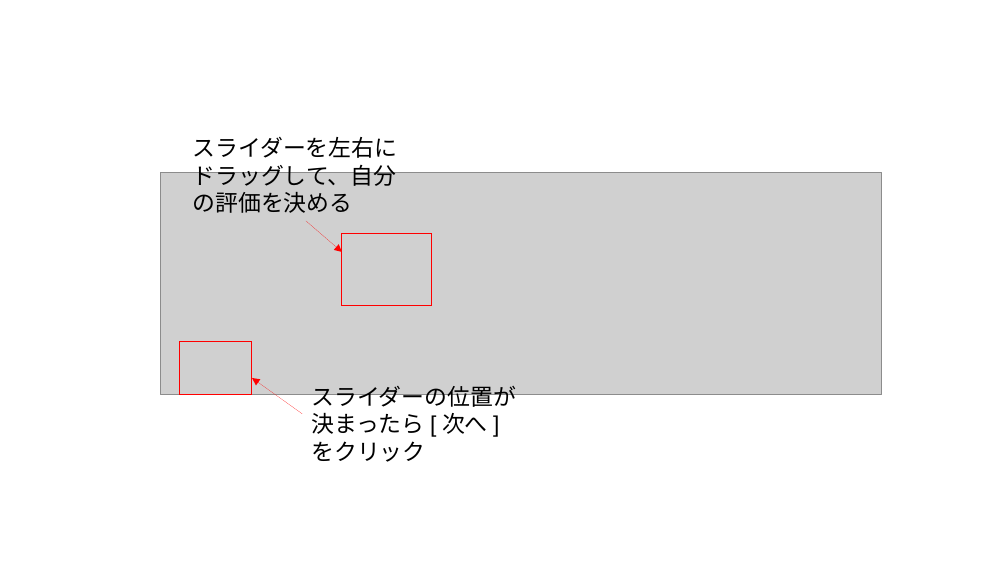
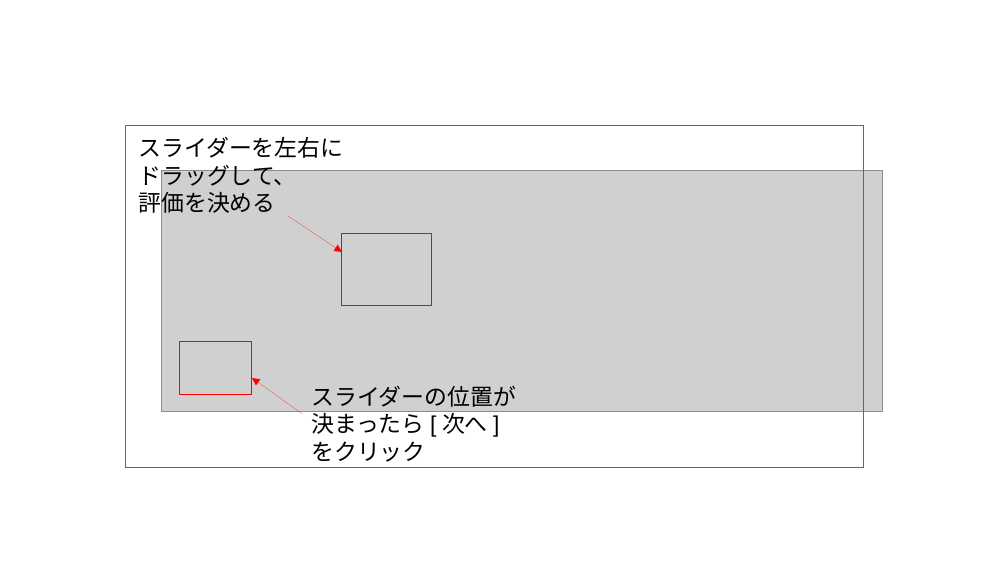
Before and after one commit to oyamadashin/ahp_app, a slide deck: slide 1 of resources/画像作成.odp. Drawn at 1008x567 pixels with LibreOffice and Linux fonts; fonts in the diff are those of the drawing; grey boxes stand for pictures. Boxes give left, top, right and bottom in pixels: in the first picture for what was removed or moved away, otherwise in the second. Text is boxed around its words. In the diff, an @@ line names an element or a change of style, - is before the commit and + after.

```diff
--- a/resources/画像作成.odp
+++ b/resources/画像作成.odp
@@ rectangle added at (126, 126, 864, 468), outline #666666 0 pt @@
@@ text at (139, 137, 344, 217): text changed @@
-スライダーを左右にドラッグして、自分の評価を決める
+スライダーを左右にドラッグして、
+評価を決める
@@ picture: place and size @@
-picture at (160, 173, 882, 395)
+picture at (161, 170, 883, 411)
@@ arrow moved from (306, 221) - (342, 252) to (288, 216) - (342, 252) @@
```
Also in this commit, not shown: 3 other files.
